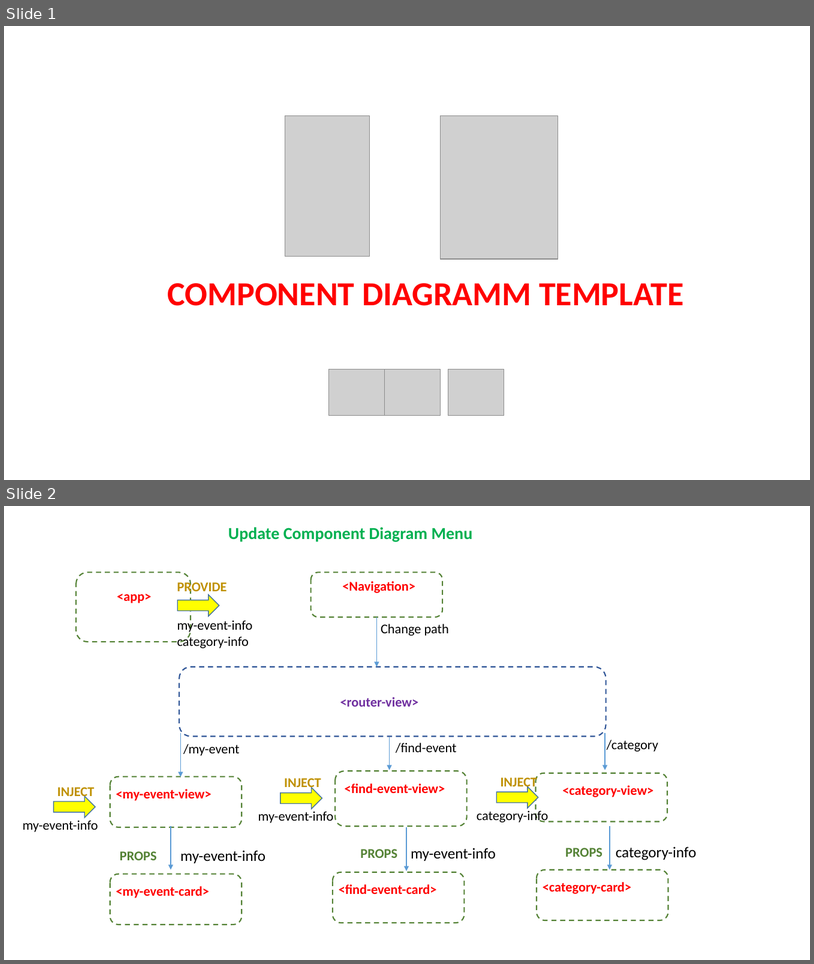
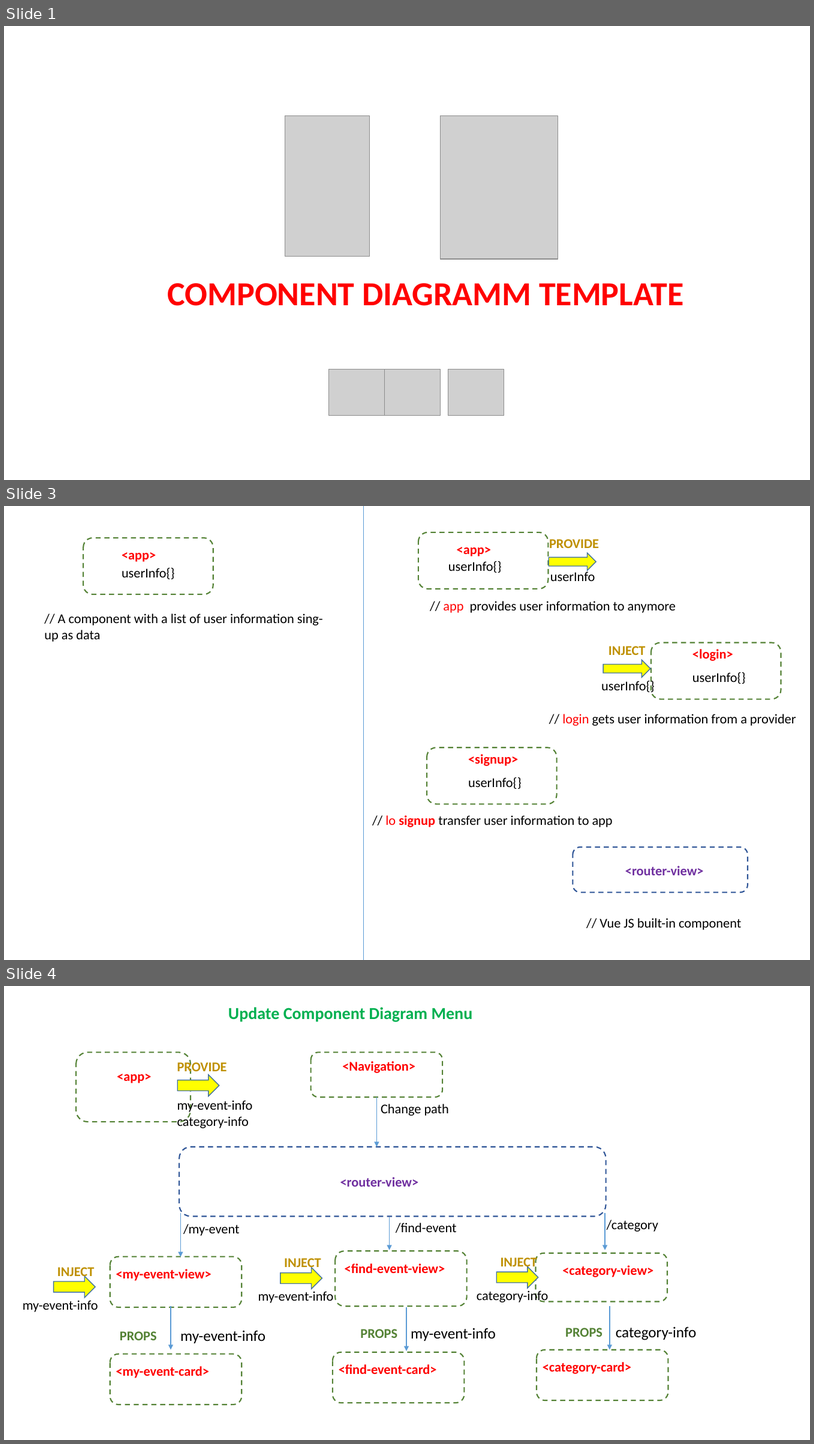
Before and after one commit to pnc-virtual-company/2021-G6-V2-PART1, a slide deck: docs/COMPONENT-DIAGRAM.pptx. Shown one above the other, each under a label of ours: slides 1 and 2 before the commit, slides 1, 3 and 4 after it; the slides between them are not shown. The pictures are 814x964 and 814x1444 pixels, drawn with LibreOffice and Linux fonts; fonts in the diff are those of the drawing; grey boxes stand for pictures. Boxes give left, top, right and bottom in pixels: in the first picture for what was removed or moved away, otherwise in the second. Text is boxed around its words. In the diff, an @@ line names an element or a change of style, - is before the commit and + after.

```diff
--- a/docs/COMPONENT-DIAGRAM.pptx
+++ b/docs/COMPONENT-DIAGRAM.pptx
@@ slide 3 added at [4,506,810,960], background #FFFFFF @@
@@ line added from (363, 506) to (363, 960), #5B9BD5 0.5 pt @@
@@ rounded rectangle added at [83,538,213,594], outline #548235 1.5 pt dashed @@
@@ rounded rectangle added at [419,532,548,589], outline #548235 1.5 pt dashed @@
@@ text added at [549,539,599,548], 16 pt, text #BF9000, bold @@
+PROVIDE
@@ text added at [122,552,156,562], 16 pt, text #FF0000, bold @@
+<app>
@@ text added at [457,547,491,556], 16 pt, text #FF0000, bold @@
+<app>
@@ right arrow added at [549,553,596,571], fill #FFFF00, outline #43739E 1 pt @@
@@ text added at [122,568,175,579], 16 pt, text #000000 @@
+userInfo{}
@@ text added at [449,561,502,573], 16 pt, text #000000 @@
+userInfo{}
@@ text added at [551,570,596,581], 16 pt, text #000000 @@
+userInfo
@@ text added at [44,613,323,642], 16 pt, text #000000 @@
+// A component with a list of user information sing-up as data
@@ text added at [443,601,676,613], 16 pt, text #000000 @@
+// app provides user information to anymore
@@ text added at [609,646,646,655], 16 pt, text #BF9000, bold @@
+INJECT
@@ rounded rectangle added at [651,643,782,699], outline #548235 1.5 pt dashed @@
@@ text added at [693,649,734,661], 16 pt, text #FF0000, bold @@
+<login>
@@ right arrow added at [603,660,651,677], fill #FFFF00, outline #43739E 1 pt @@
@@ text added at [602,679,655,692], 16 pt, text #000000 @@
+userInfo{}
@@ text added at [693,672,746,684], 16 pt, text #000000 @@
+userInfo{}
@@ text added at [563,714,797,726], 16 pt, text #000000 @@
+// login gets user information from a provider
@@ rounded rectangle added at [427,747,557,804], outline #548235 1.5 pt dashed @@
@@ text added at [468,754,518,766], 16 pt, text #FF0000, bold @@
+<signup>
@@ text added at [468,777,522,789], 16 pt, text #000000 @@
+userInfo{}
@@ text added at [386,815,613,827], 16 pt, text #000000 @@
+// lo signup transfer user information to app
@@ rounded rectangle added at [573,847,748,892], outline #2F5597 1.5 pt dashed @@
@@ text added at [626,865,704,875], 16 pt, text #7030A0, bold @@
+<router-view>
@@ text added at [600,918,741,930], 16 pt, text #000000 @@
+// Vue JS built-in component
@@ what was slide 2 is now slide 4 @@
```
Also in this commit, not shown: 3 slides changed, 1 other slide added.
